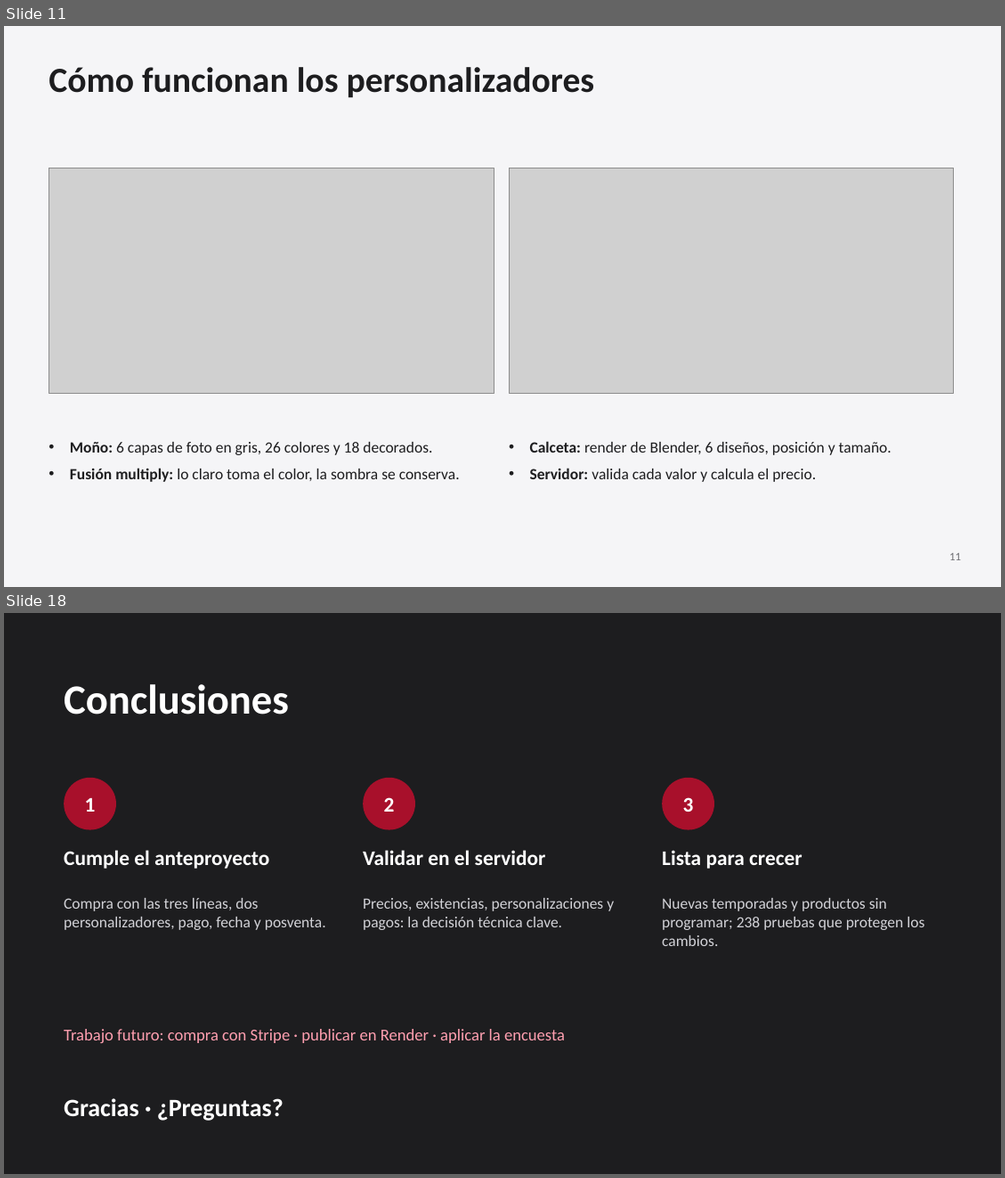
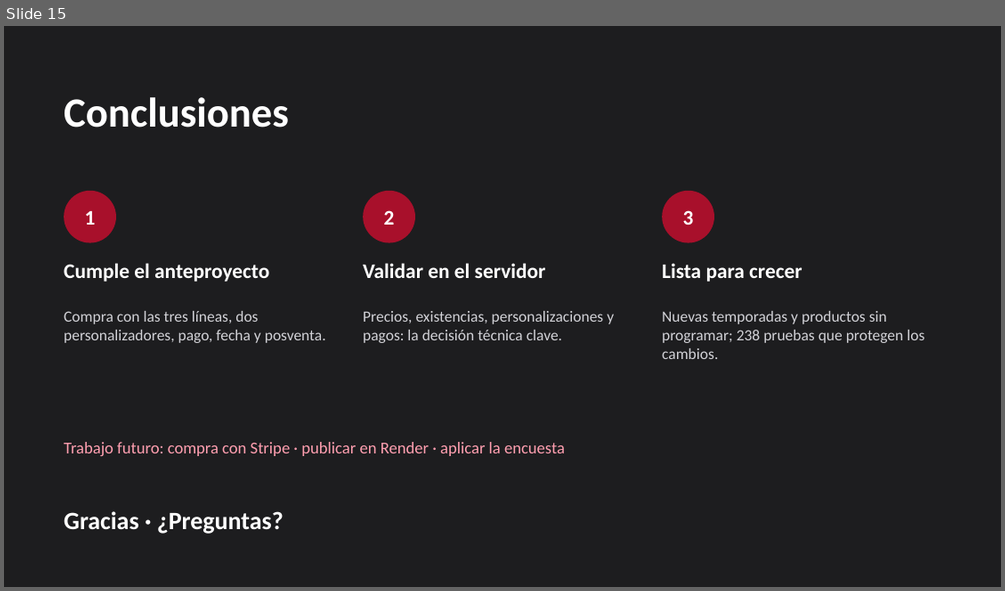
Before and after one commit to Josshuu13/TiendaWeb, a slide deck: docs/entrega/Pretexto-presentacion.pptx. Shown one above the other, each under a label of ours: slides 11 and 18 before the commit, slide 15 after it; the slides between them are not shown. The pictures are 1005x1178 and 1005x591 pixels, drawn with LibreOffice and Linux fonts; fonts in the diff are those of the drawing; grey boxes stand for pictures. Boxes give left, top, right and bottom in pixels: in the first picture for what was removed or moved away, otherwise in the second. Text is boxed around its words. In the diff, an @@ line names an element or a change of style, - is before the commit and + after.

```diff
--- a/docs/entrega/Pretexto-presentacion.pptx
+++ b/docs/entrega/Pretexto-presentacion.pptx
@@ slide 11 removed at [4, 26, 1001, 587], background #F5F5F7 @@
@@ title removed at [48, 67, 595, 98] @@
-Cómo funcionan los personalizadores
@@ picture removed at [48, 168, 494, 393] @@
@@ picture removed at [509, 168, 954, 393] @@
@@ text removed at [70, 442, 460, 482] @@
-• Moño: 6 capas de foto en gris, 26 colores y 18 decorados.
-• Fusión multiply: lo claro toma el color, la sombra se conserva.
@@ text removed at [530, 441, 891, 482] @@
-• Calceta: render de Blender, 6 diseños, posición y tamaño.
-• Servidor: valida cada valor y calcula el precio.
@@ text removed at [949, 553, 961, 560] @@
-11
@@ what was slide 18 is now slide 15 @@
```
Also in this commit, not shown: 6 slides changed, 1 slide added, 3 other slides removed, 1 other file.
